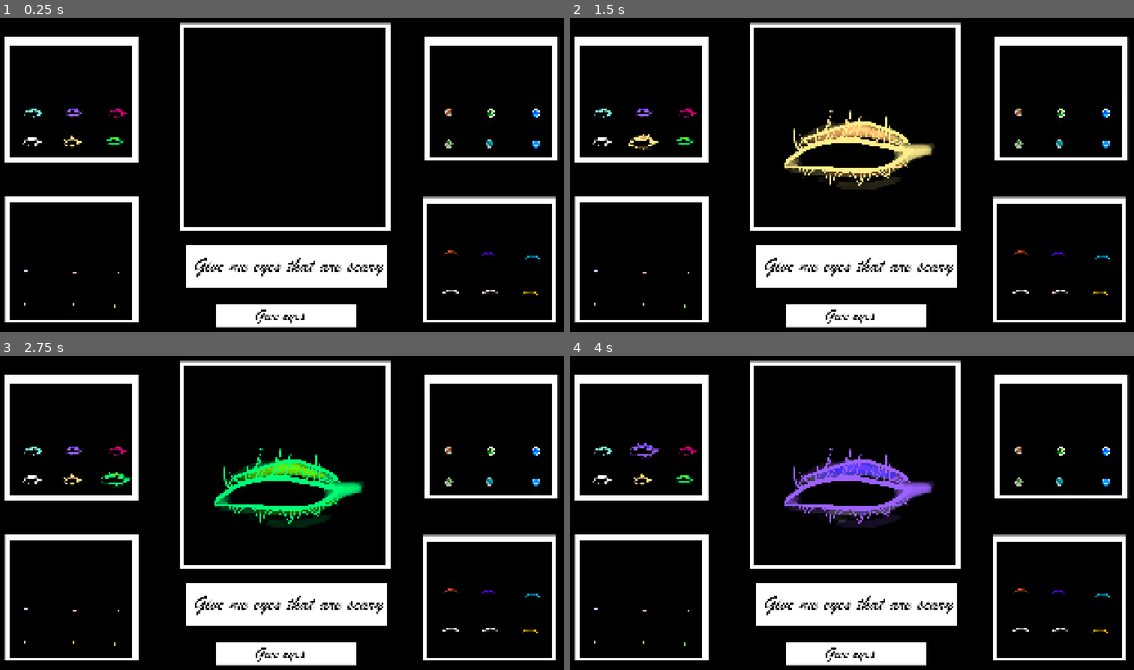
Above: before the commit, frames 1-4 (two rows, left to right).
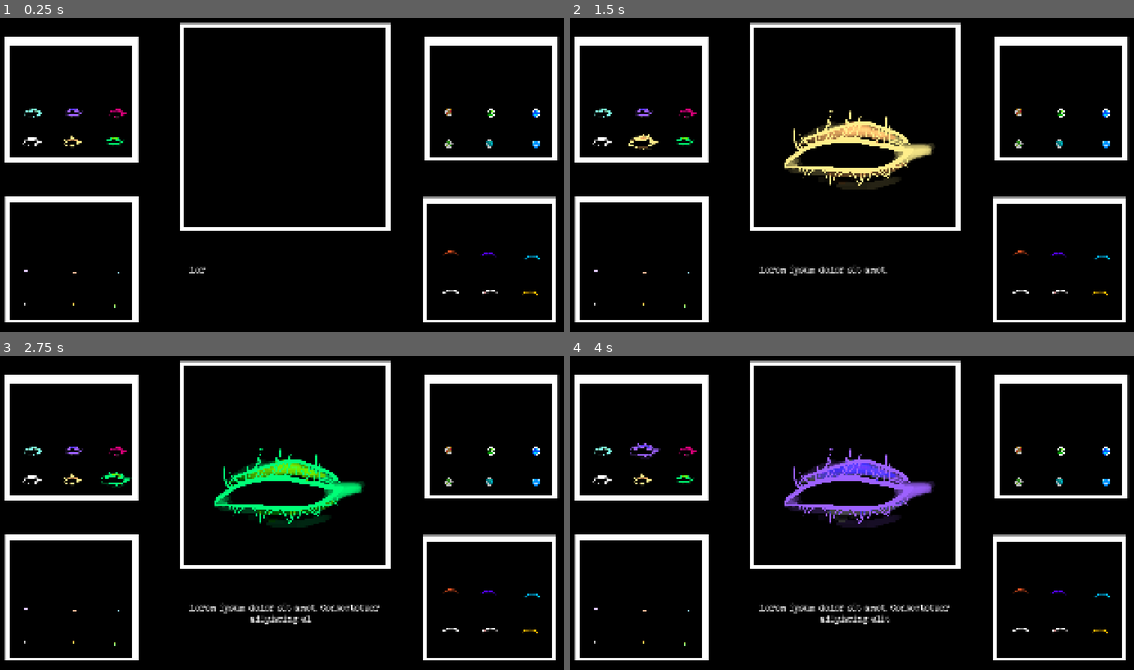
Above: after the commit, the same moments.

Repository: MarkusSecundus/Gamestudies-Experiment
Game: Godot game, scene res://scenes/MainScene.tscn
The game is run twice, just before and just after one commit, with the same random seed, the same clock (stepped at 60 frames per second) and the same inputs. Sound files missing from this copy of the repository are replaced by a short silence.
Inputs (mouse positions are in pixels of both pictures, inside the frame that each line leads up to):
- Up to frame 1 (0.25 s): no input
- Up to frame 2 (1.5 s): click (603, 137) at 0.5 s; click (643, 137) at 1.25 s
- Up to frame 3 (2.75 s): click (112, 475) at 2 s
- Up to frame 4 (4 s): click (603, 447) at 2.75 s; click (643, 447) at 3.5 s

The runs differ from the first frame. In frame 1, 6.4% of the frame differs, in the area x 32-69%, y 72-99%; in frame 2, 6.4%; in frame 3, 6.4%; in frame 4, 6.4%.

Commit message:
start work on the text box

Diff:
--- a/project.godot
+++ b/project.godot
@@ -17,7 +17,8 @@
 
 [autoload]
 
-SoundManager="*res://scripts/sound/SoundManager.gd"
+TimeUtils="*res://scripts/util/TimeUtils.gd"
+SoundManager="*res://scenes/SoundManager.tscn"
 
 [display]
 
--- a/scenes/MainScene.tscn
+++ b/scenes/MainScene.tscn
@@ -27,9 +27,20 @@
 [ext_resource type="Texture2D" uid="uid://vkh8e3ac527q" path="res://art/pupils/pupil5.png" id="16_ye0jt"]
 [ext_resource type="Texture2D" uid="uid://dgjs8vfbnjjrg" path="res://art/pupils/pupil6.png" id="17_7wwop"]
 [ext_resource type="Texture2D" uid="uid://bi1aoba2wuenu" path="res://art/irises/iris6.png" id="17_jcw2p"]
+[ext_resource type="Script" uid="uid://0e7cubkvwvvf" path="res://scripts/PrettyTextBox.gd" id="28_i7ifx"]
+[ext_resource type="FontFile" uid="uid://bkxx1ukjneiqi" path="res://art/fonts/veteran typewriter.ttf" id="28_qavw1"]
+[ext_resource type="AudioStream" uid="uid://lyyv4d1y88ut" path="res://art/sounds/typing1.wav" id="29_kwqb8"]
+[ext_resource type="AudioStream" uid="uid://dvwvtqkhmkjja" path="res://art/sounds/typing2.wav" id="30_y15d6"]
+[ext_resource type="AudioStream" uid="uid://bngdb6kvcpvgj" path="res://art/sounds/typing3.wav" id="31_u55b3"]
+[ext_resource type="AudioStream" uid="uid://b1oa0aixjoxwx" path="res://art/sounds/typing4.wav" id="32_wsqty"]
+[ext_resource type="AudioStream" uid="uid://ka8006boe45u" path="res://art/sounds/typing5.wav" id="33_oiest"]
 
 [sub_resource type="CircleShape2D" id="CircleShape2D_1wiy7"]
 radius = 266.0075
+
+[sub_resource type="Theme" id="Theme_i7ifx"]
+default_font = ExtResource("28_qavw1")
+default_font_size = 32
 
 [node name="Control" type="Control"]
 layout_mode = 3
@@ -497,6 +508,39 @@
 stretch_mode = 0
 script = ExtResource("3_ygjfp")
 target = NodePath("../../BigEyeShowcase/BigEye/Eyebrow")
+
+[node name="Control" type="Control" parent="."]
+anchors_preset = 0
+offset_left = 618.0
+offset_top = 747.0
+offset_right = 1316.0
+offset_bottom = 1045.0
+script = ExtResource("28_i7ifx")
+sounds_per_char = Array[AudioStream]([ExtResource("29_kwqb8"), ExtResource("30_y15d6"), ExtResource("31_u55b3"), ExtResource("32_wsqty"), ExtResource("33_oiest")])
+
+[node name="Background" type="ColorRect" parent="Control"]
+layout_mode = 1
+anchors_preset = 15
+anchor_right = 1.0
+anchor_bottom = 1.0
+grow_horizontal = 2
+grow_vertical = 2
+mouse_filter = 2
+color = Color(0, 0, 0, 1)
+
+[node name="Label" type="RichTextLabel" parent="Control"]
+layout_mode = 1
+anchors_preset = 15
+anchor_right = 1.0
+anchor_bottom = 1.0
+grow_horizontal = 2
+grow_vertical = 2
+theme = SubResource("Theme_i7ifx")
+text = "
+
+Lorem ipsum dolor sit amet. Consectetuer adipiscing elit"
+horizontal_alignment = 1
+visible_characters_behavior = 3
 
 [connection signal="input_event" from="BigEyeShowcase/BigEye/Area2D" to="BigEyeShowcase/BigEye" method="_on_area_2d_input_event"]
 [connection signal="mouse_entered" from="BigEyeShowcase/BigEye/Area2D" to="BigEyeShowcase/BigEye" method="_on_area_2d_mouse_entered"]
--- /dev/null
+++ b/scenes/SoundManager.tscn
@@ -0,0 +1,20 @@
+[gd_scene load_steps=3 format=3 uid="uid://blt81tg7f3baf"]
+
+[ext_resource type="Script" uid="uid://bjjwnvcm03eos" path="res://scripts/sound/SoundManager.gd" id="1_p1llj"]
+[ext_resource type="Script" uid="uid://b0ata5kuqqdho" path="res://scripts/sound/SoundtrackPart.gd" id="1_rupev"]
+
+[node name="SoundManager" type="Node"]
+script = ExtResource("1_p1llj")
+
+[node name="SoundtrackLayers" type="Node" parent="."]
+
+[node name="Layer0" type="AudioStreamPlayer" parent="SoundtrackLayers"]
+script = ExtResource("1_rupev")
+
+[node name="Layer1" type="AudioStreamPlayer" parent="SoundtrackLayers"]
+script = ExtResource("1_rupev")
+
+[node name="Layer2" type="AudioStreamPlayer" parent="SoundtrackLayers"]
+script = ExtResource("1_rupev")
+
+[node name="SoundPool" type="Node" parent="."]
--- /dev/null
+++ b/scripts/PrettyTextBox.gd
@@ -0,0 +1,26 @@
+class_name PrettyTextBox
+extends Node
+
+
+@export var seconds_per_char := 0.05
+@export var sounds_per_char : Array[AudioStream]
+
+@onready var _lbl : RichTextLabel = $Label
+
+func _ready() -> void:
+	print_text(_lbl.text)
+
+
+var _tw : Tween = null
+
+func print_text(text:String, on_finished : Callable = Callable())->void:
+	_lbl.text = text
+	_lbl.visible_characters = 0
+	var total_chars := _lbl.get_total_character_count()
+	if _tw and _tw.is_running(): _tw.stop()
+	_tw = create_tween()
+	_tw.tween_method(func(i: int):
+		_lbl.visible_characters = i
+		if randf() > 0.97:
+			SoundManager.PlaySound(sounds_per_char.pick_random(), randf_range(0.8, 0.9))
+	, 0, total_chars, total_chars * seconds_per_char)
Not shown: 1 places in scenes/MainScene.tscn that only renumber resources
Not shown, added: scripts/PrettyTextBox.gd.uid
